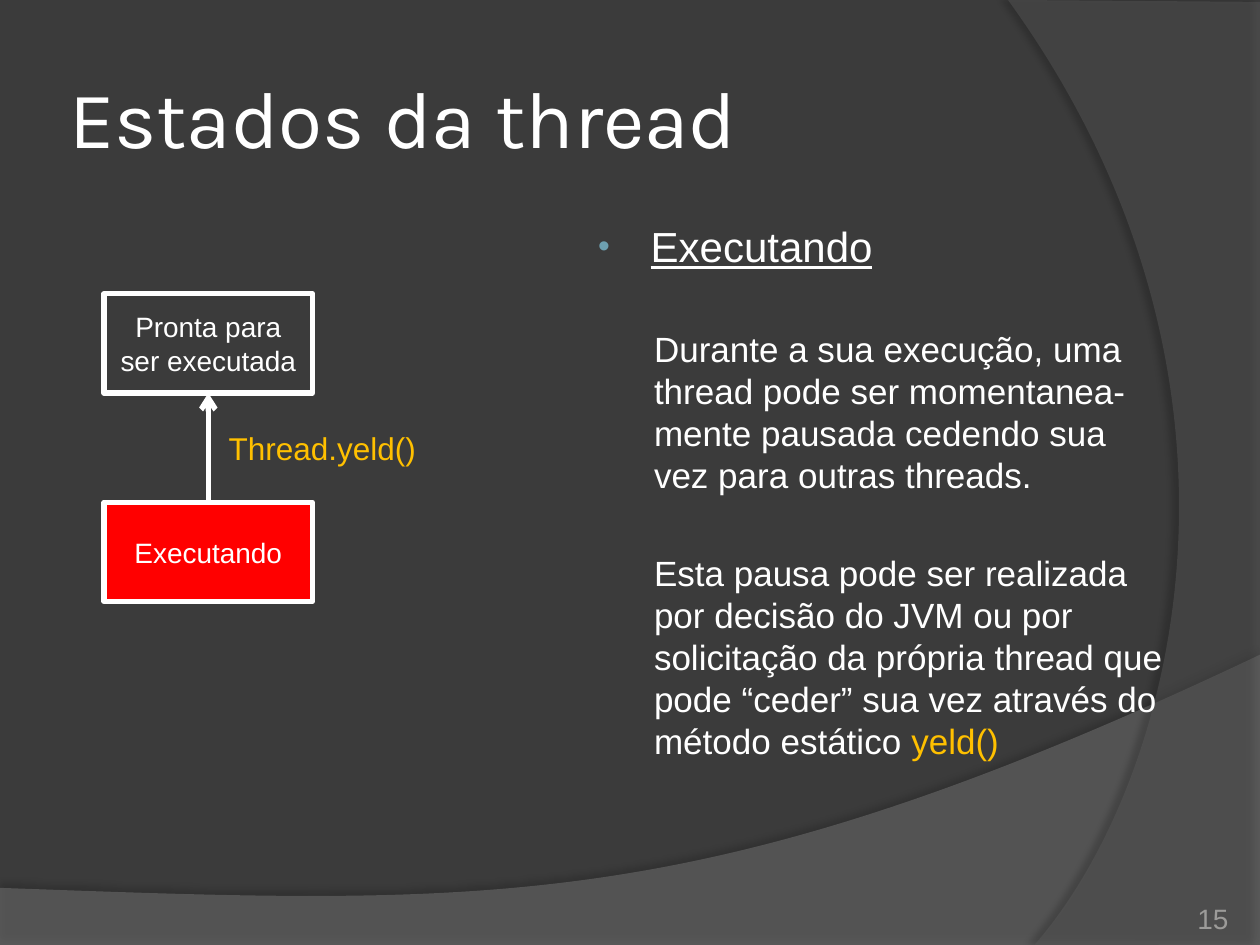
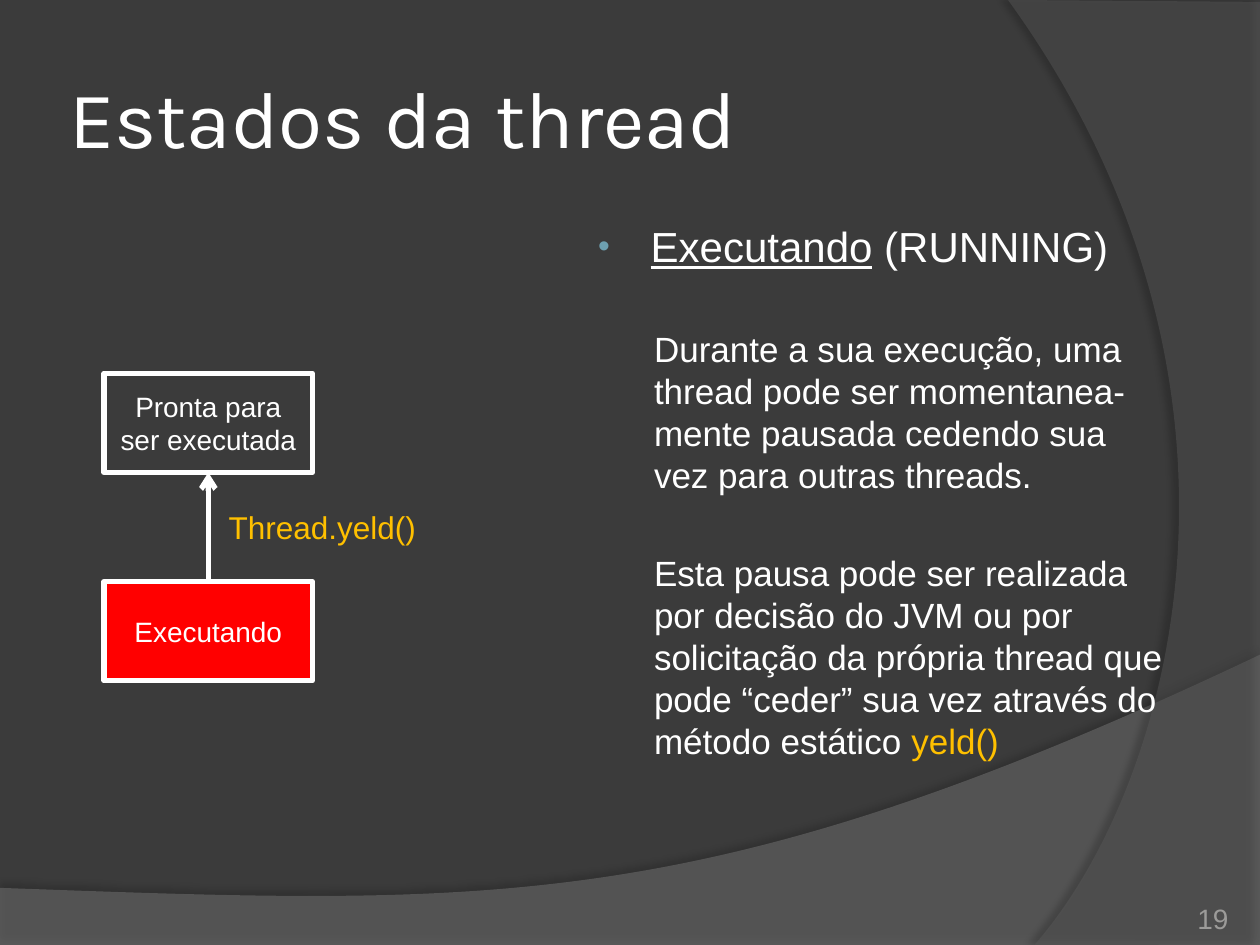
Before and after one commit to duchesqui/slzvieira-training, a slide deck: slide 19 of 2-Java-Programmer-Modulo-II/14.Capitulo08.pptx (slide 15 before the commit). Drawn at 1260x945 pixels with LibreOffice and Linux fonts; fonts in the diff are those of the drawing. Boxes give left, top, right and bottom in pixels: in the first picture for what was removed or moved away, otherwise in the second. Text is boxed around its words. In the diff, an @@ line names an element or a change of style, - is before the commit and + after.

```diff
--- a/2-Java-Programmer-Modulo-II/14.Capitulo08.pptx
+++ b/2-Java-Programmer-Modulo-II/14.Capitulo08.pptx
@@ text at (x1=651, y1=231, x2=1108, y2=271): text changed @@
-• Executando
+• Executando (RUNNING)
@@ 2 rectangles, 1 text, 1 arrow moved together from (x1=105, y1=294, x2=416, y2=602) to (x1=105, y1=373, x2=416, y2=682) @@
@@ page number at (x1=1197, y1=910, x2=1228, y2=929): text changed @@
-15
+19
```
Also in this commit, not shown: 10 other slides changed, 12 slides added, 7 slides removed, 1 other file.
